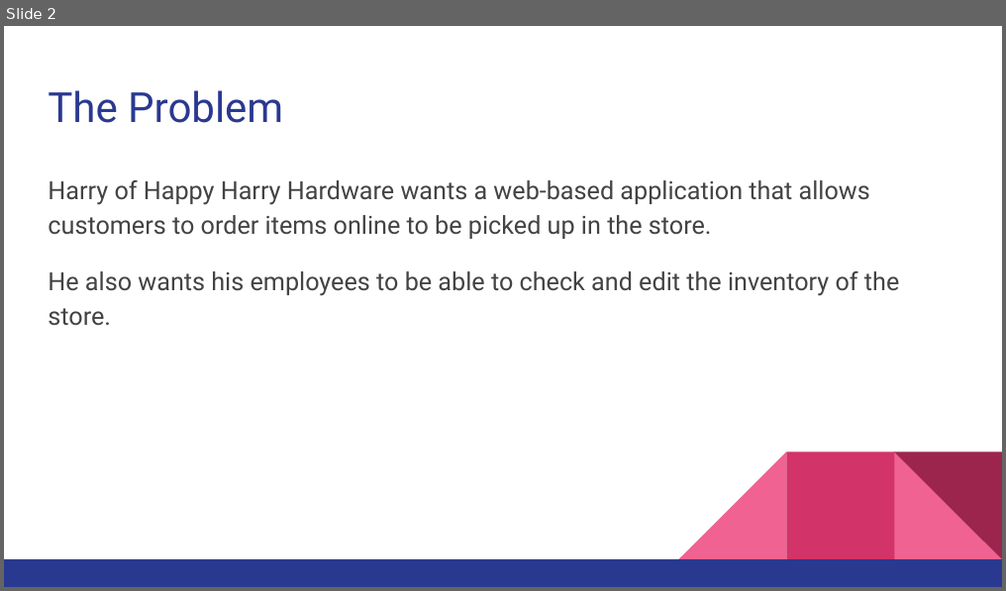
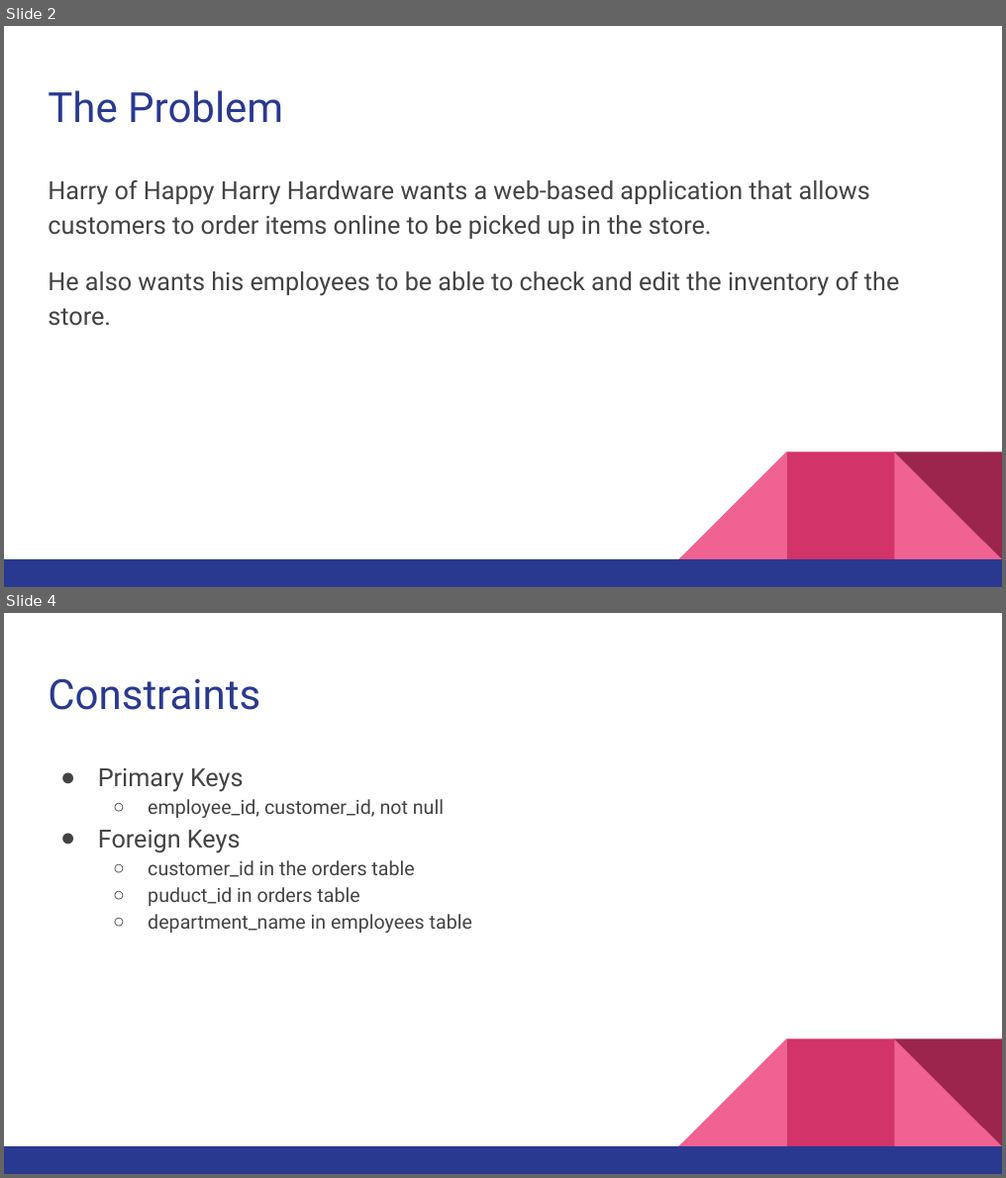
Before and after one commit to Mcowans/HappyHarryHWStore, a slide deck: Presentation.pptx. Shown one above the other, each under a label of ours: slide 2 before the commit, slides 2 and 4 after it; the slides between them are not shown. The pictures are 1006x591 and 1006x1178 pixels, drawn with LibreOffice and Linux fonts; fonts in the diff are those of the drawing. Boxes give left, top, right and bottom in pixels: in the first picture for what was removed or moved away, otherwise in the second. Text is boxed around its words. In the diff, an @@ line names an element or a change of style, - is before the commit and + after.

```diff
--- a/Presentation.pptx
+++ b/Presentation.pptx
@@ slide 4 added at (x1=4, y1=613, x2=1002, y2=1174), background #FFFFFF; not listed: 5 template elements that a slide beside it also shows @@
@@ title added at (x1=48, y1=678, x2=260, y2=710), 30 pt, text #2A3990 @@
+Constraints
@@ text added at (x1=98, y1=768, x2=472, y2=933), 14 pt, text #434343 @@
+● Primary Keys
+  ○ employee_id, customer_id, not null
+● Foreign Keys
+  ○ customer_id in the orders table
+  ○ puduct_id in orders table
+  ○ department_name in employees table
```
Also in this commit, not shown: 10 other slides added, 10 slides removed.
